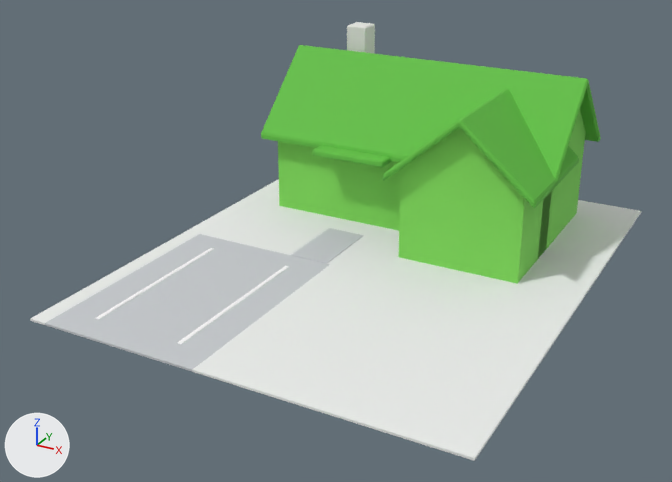
The glTF model public/models/house.glb, before and after one commit.
Before and after are seen from a 50 mm camera at (10.91, -22.11, 11.39) aimed at (-0.56, -1.25, 0.96). Lighting does not change. The marker at lower left points along +X, +Y and +Z. The older version comes first.

The first picture shows 'house'.
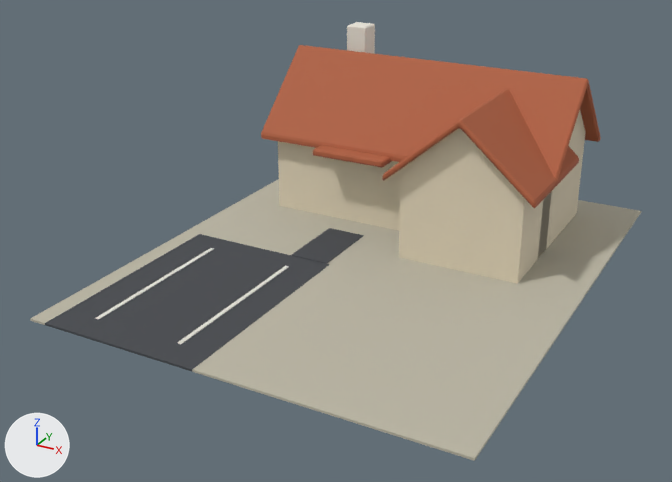
Location of each change, [x1, y1, x2, y2] in pixels of the pictures (672 x 482 px):
'house', recoloured: [30, 28, 641, 461] in both

The change, as a list of edits to the scene's bpy script:
```text
Change mat_pad:
    mat_pad.base_color: (0.855, 0.871, 0.855) -> (0.509, 0.479, 0.381)  # white #eef0ee -> grey #bdb8a6
Change mat_asphalt:
    mat_asphalt.base_color: (0.584, 0.604, 0.631) -> (0.0595, 0.0648, 0.0742)  # light grey #c9ccd0 -> dark grey #45484d
Change mat_res_wall:
    mat_res_wall.base_color: (0.209, 0.694, 0.0953) -> (0.761, 0.672, 0.503)  # green #7ed957 -> beige #e2d6bc
Change mat_res_roof:
    mat_res_roof.base_color: (0.122, 0.527, 0.0561) -> (0.434, 0.117, 0.0497)  # green #62c043 -> brown #b0603f
```
